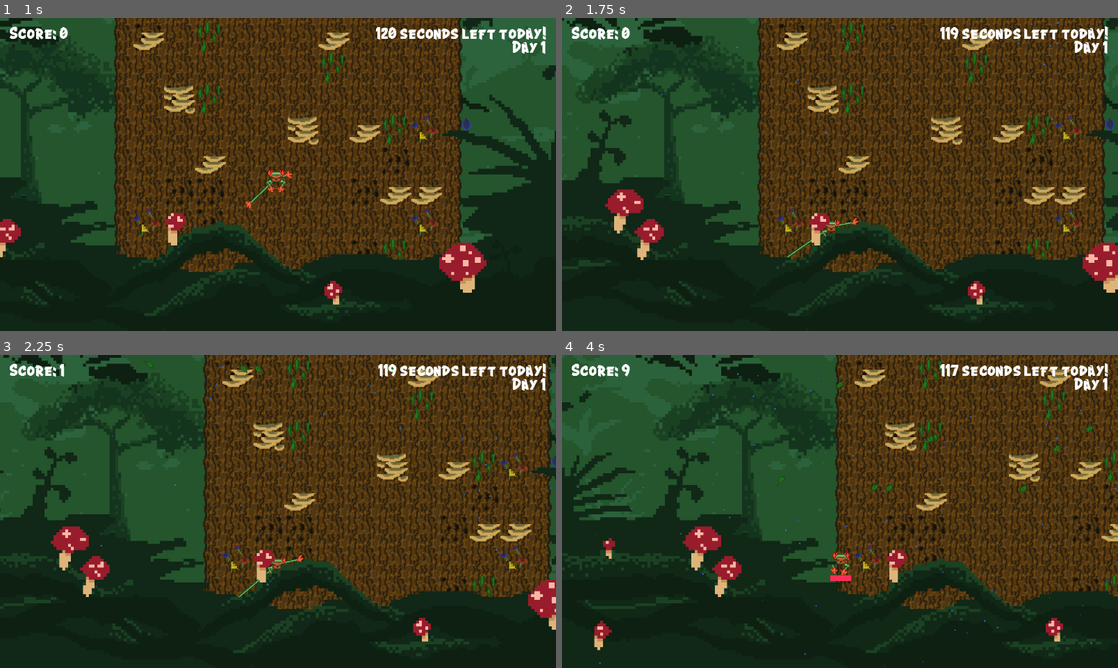
Above: before the commit, frames 1-4 (two rows, left to right).
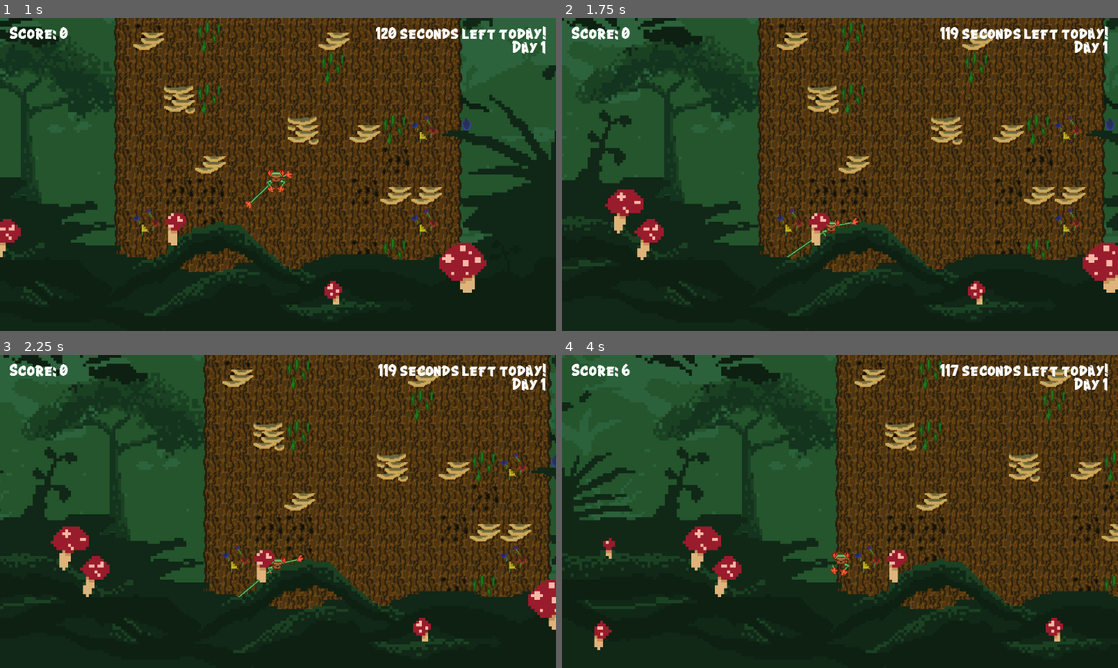
Above: after the commit, the same moments.

Repository: Team-Goose/brackeys-12-game-jam
Game: Godot game, scene res://game.tscn
Two runs of this game, one before a commit and one after it. Both use one fixed random seed, a clock stepped at 60 frames per second and the inputs below. Sound files missing from this copy of the repository are replaced by a short silence.
Inputs (mouse positions are in pixels of both pictures, inside the frame that each line leads up to):
- Up to frame 1 (1 s): click "Play!" at 0.5 s
- Up to frame 2 (1.75 s): move the mouse to (684, 315) at 1.27 s; press the mouse at (684, 315) at 1.28 s; hold Right (right) from 1.28 s (still down); right-click (684, 315) at 1.55 s
- Up to frame 3 (2.25 s): move the mouse to (205, 621) at 2.02 s; release Right (right) at 2.03 s; release the mouse at (205, 621) at 2.03 s; hold Left (left) from 2.03 s (still down); right-click (205, 621) at 2.1 s
- Up to frame 4 (4 s): click (767, 621) at 2.3 s; move the mouse to (823, 589) at 2.77 s; release Left (left) at 2.78 s; press the mouse at (823, 589) at 2.78 s; hold Right (right) from 2.78 s (still down); right-click (823, 589) at 3.05 s; move the mouse to (845, 558) at 3.52 s; release the mouse at (845, 558) at 3.53 s; right-click (845, 558) at 3.6 s; click (845, 558) at 3.8 s

Frame 1 is identical in both runs. In frame 2, less than 0.1% of the frame differs, in the area x 17-100%, y 0-38%; in frame 3, 0.2%; in frame 4, 0.4%, in the area x 5-100%, y 0-99%.

Commit message:
storm intensities varying by day

Diff:
--- a/game.gd
+++ b/game.gd
@@ -272,6 +272,7 @@
 	thm_instance.connect('cell_r_clicked', _on_cell_r_clicked)
 	thm_instance.get_node('Player').connect('storm_strength_changed', _on_storm_strength_changed)
 	thm_instance.get_node('Player').connect('game_over', _on_game_over)
+	thm_instance.set_storm_day(day)
 	add_child(thm_instance)
 	var gui_instance: GameGUI = game_gui_preload.instantiate()
 	$CanvasLayer.add_child(gui_instance)
@@ -287,6 +288,10 @@
 
 func _on_storm_strength_changed(val: int) -> void:
 	storm_strength = val
+	if val >= 8:
+		$CanvasLayer/GameGUI.show_warning()
+	else:
+		$CanvasLayer/GameGUI.hide_warning()
 
 func _on_tambourine_finished() -> void:
 	%Tambourine.play()
--- a/scenes/Player.tscn
+++ b/scenes/Player.tscn
@@ -100,6 +100,7 @@
 position_smoothing_enabled = true
 
 [node name="Storm" parent="Forg/Camera2D" instance=ExtResource("2_xbypt")]
+unique_name_in_owner = true
 position = Vector2(-576, -324)
 
 [node name="Sweat" type="AnimatedSprite2D" parent="Forg"]
--- a/scenes/game_gui.tscn
+++ b/scenes/game_gui.tscn
@@ -1,10 +1,14 @@
-[gd_scene load_steps=4 format=3 uid="uid://o2gfrhokrf2k"]
+[gd_scene load_steps=5 format=3 uid="uid://o2gfrhokrf2k"]
 
 [ext_resource type="Theme" uid="uid://cr5mj0hosrwmu" path="res://assets/main_menu_theme.tres" id="1_8u4c8"]
 [ext_resource type="Script" path="res://scripts/game_gui.gd" id="2_7cj7f"]
 
 [sub_resource type="LabelSettings" id="LabelSettings_nqs6t"]
 font_size = 24
+
+[sub_resource type="LabelSettings" id="LabelSettings_io4eb"]
+font_size = 24
+font_color = Color(1, 0.349096, 0.32517, 1)
 
 [node name="GameGUI" type="Control"]
 process_mode = 3
@@ -75,3 +79,28 @@
 text = "Day 1"
 label_settings = SubResource("LabelSettings_nqs6t")
 horizontal_alignment = 2
+
+[node name="VBoxContainer" type="VBoxContainer" parent="."]
+layout_mode = 1
+anchors_preset = 7
+anchor_left = 0.5
+anchor_top = 1.0
+anchor_right = 0.5
+anchor_bottom = 1.0
+offset_left = -20.0
+offset_top = -40.0
+offset_right = 20.0
+grow_horizontal = 2
+grow_vertical = 0
+alignment = 2
+
+[node name="TyphoonWarningLabel" type="Label" parent="VBoxContainer"]
+unique_name_in_owner = true
+visible = false
+layout_mode = 2
+text = "TYPHOON WARNING!"
+label_settings = SubResource("LabelSettings_io4eb")
+
+[node name="BoxContainer" type="BoxContainer" parent="VBoxContainer"]
+custom_minimum_size = Vector2(0, 10)
+layout_mode = 2
--- a/scenes/rain_particles.tscn
+++ b/scenes/rain_particles.tscn
@@ -17,7 +17,8 @@
 initial_velocity_max = 500.0
 angular_velocity_min = -100.0
 angular_velocity_max = 100.0
-scale_amount_max = 3.0
+scale_amount_min = 2.0
+scale_amount_max = 4.0
 color = Color(0.156863, 0.447059, 1, 1)
 
 [node name="RainCPUParticle2" type="CPUParticles2D" parent="."]
@@ -32,7 +33,8 @@
 initial_velocity_max = 500.0
 angular_velocity_min = -100.0
 angular_velocity_max = 100.0
-scale_amount_max = 3.0
+scale_amount_min = 2.0
+scale_amount_max = 4.0
 color = Color(0.156863, 0.447059, 1, 1)
 
 [node name="RainCPUParticle3" type="CPUParticles2D" parent="."]
@@ -47,7 +49,8 @@
 initial_velocity_max = 500.0
 angular_velocity_min = -100.0
 angular_velocity_max = 100.0
-scale_amount_max = 3.0
+scale_amount_min = 2.0
+scale_amount_max = 4.0
 color = Color(0.156863, 0.447059, 1, 1)
 
 [node name="RainCPUParticle4" type="CPUParticles2D" parent="."]
@@ -62,7 +65,8 @@
 initial_velocity_max = 500.0
 angular_velocity_min = -100.0
 angular_velocity_max = 100.0
-scale_amount_max = 3.0
+scale_amount_min = 2.0
+scale_amount_max = 4.0
 color = Color(0.156863, 0.447059, 1, 1)
 
 [node name="RainCPUParticle5" type="CPUParticles2D" parent="."]
@@ -77,7 +81,8 @@
 initial_velocity_max = 500.0
 angular_velocity_min = -100.0
 angular_velocity_max = 100.0
-scale_amount_max = 3.0
+scale_amount_min = 2.0
+scale_amount_max = 4.0
 color = Color(0.156863, 0.447059, 1, 1)
 
 [node name="RainCPUParticle6" type="CPUParticles2D" parent="."]
@@ -92,7 +97,8 @@
 initial_velocity_max = 500.0
 angular_velocity_min = -100.0
 angular_velocity_max = 100.0
-scale_amount_max = 3.0
+scale_amount_min = 2.0
+scale_amount_max = 4.0
 color = Color(0.156863, 0.447059, 1, 1)
 
 [node name="RainCPUParticle7" type="CPUParticles2D" parent="."]
@@ -107,7 +113,8 @@
 initial_velocity_max = 500.0
 angular_velocity_min = -100.0
 angular_velocity_max = 100.0
-scale_amount_max = 3.0
+scale_amount_min = 2.0
+scale_amount_max = 4.0
 color = Color(0.156863, 0.447059, 1, 1)
 
 [node name="RainCPUParticle8" type="CPUParticles2D" parent="."]
@@ -122,7 +129,8 @@
 initial_velocity_max = 500.0
 angular_velocity_min = -100.0
 angular_velocity_max = 100.0
-scale_amount_max = 3.0
+scale_amount_min = 2.0
+scale_amount_max = 4.0
 color = Color(0.156863, 0.447059, 1, 1)
 
 [node name="RainCPUParticle9" type="CPUParticles2D" parent="."]
@@ -137,7 +145,8 @@
 initial_velocity_max = 500.0
 angular_velocity_min = -100.0
 angular_velocity_max = 100.0
-scale_amount_max = 3.0
+scale_amount_min = 2.0
+scale_amount_max = 4.0
 color = Color(0.156863, 0.447059, 1, 1)
 
 [node name="RainCPUParticle10" type="CPUParticles2D" parent="."]
@@ -152,7 +161,8 @@
 initial_velocity_max = 500.0
 angular_velocity_min = -100.0
 angular_velocity_max = 100.0
-scale_amount_max = 3.0
+scale_amount_min = 2.0
+scale_amount_max = 4.0
 color = Color(0.156863, 0.447059, 1, 1)
 
 [node name="RainCPUParticle11" type="CPUParticles2D" parent="."]
@@ -167,7 +177,8 @@
 initial_velocity_max = 500.0
 angular_velocity_min = -100.0
 angular_velocity_max = 100.0
-scale_amount_max = 3.0
+scale_amount_min = 2.0
+scale_amount_max = 4.0
 color = Color(0.156863, 0.447059, 1, 1)
 
 [node name="RainCPUParticle12" type="CPUParticles2D" parent="."]
@@ -182,7 +193,8 @@
 initial_velocity_max = 500.0
 angular_velocity_min = -100.0
 angular_velocity_max = 100.0
-scale_amount_max = 3.0
+scale_amount_min = 2.0
+scale_amount_max = 4.0
 color = Color(0.156863, 0.447059, 1, 1)
 
 [node name="RainCPUParticle13" type="CPUParticles2D" parent="."]
@@ -197,7 +209,8 @@
 initial_velocity_max = 500.0
 angular_velocity_min = -100.0
 angular_velocity_max = 100.0
-scale_amount_max = 3.0
+scale_amount_min = 2.0
+scale_amount_max = 4.0
 color = Color(0.156863, 0.447059, 1, 1)
 
 [node name="RainCPUParticle14" type="CPUParticles2D" parent="."]
@@ -212,7 +225,8 @@
 initial_velocity_max = 500.0
 angular_velocity_min = -100.0
 angular_velocity_max = 100.0
-scale_amount_max = 3.0
+scale_amount_min = 2.0
+scale_amount_max = 4.0
 color = Color(0.156863, 0.447059, 1, 1)
 
 [node name="RainCPUParticle15" type="CPUParticles2D" parent="."]
@@ -227,7 +241,8 @@
 initial_velocity_max = 500.0
 angular_velocity_min = -100.0
 angular_velocity_max = 100.0
-scale_amount_max = 3.0
+scale_amount_min = 2.0
+scale_amount_max = 4.0
 color = Color(0.156863, 0.447059, 1, 1)
 
 [node name="RainCPUParticle16" type="CPUParticles2D" parent="."]
@@ -242,7 +257,8 @@
 initial_velocity_max = 500.0
 angular_velocity_min = -100.0
 angular_velocity_max = 100.0
-scale_amount_max = 3.0
+scale_amount_min = 2.0
+scale_amount_max = 4.0
 color = Color(0.156863, 0.447059, 1, 1)
 
 [node name="RainCPUParticle17" type="CPUParticles2D" parent="."]
@@ -257,7 +273,8 @@
 initial_velocity_max = 500.0
 angular_velocity_min = -100.0
 angular_velocity_max = 100.0
-scale_amount_max = 3.0
+scale_amount_min = 2.0
+scale_amount_max = 4.0
 color = Color(0.156863, 0.447059, 1, 1)
 
 [node name="RainCPUParticle18" type="CPUParticles2D" parent="."]
@@ -272,7 +289,8 @@
 initial_velocity_max = 500.0
 angular_velocity_min = -100.0
 angular_velocity_max = 100.0
-scale_amount_max = 3.0
+scale_amount_min = 2.0
+scale_amount_max = 4.0
 color = Color(0.156863, 0.447059, 1, 1)
 
 [node name="RainCPUParticle19" type="CPUParticles2D" parent="."]
@@ -287,7 +305,8 @@
 initial_velocity_max = 500.0
 angular_velocity_min = -100.0
 angular_velocity_max = 100.0
-scale_amount_max = 3.0
+scale_amount_min = 2.0
+scale_amount_max = 4.0
 color = Color(0.156863, 0.447059, 1, 1)
 
 [node name="RainCPUParticle20" type="CPUParticles2D" parent="."]
@@ -302,7 +321,8 @@
 initial_velocity_max = 500.0
 angular_velocity_min = -100.0
 angular_velocity_max = 100.0
-scale_amount_max = 3.0
+scale_amount_min = 2.0
+scale_amount_max = 4.0
 color = Color(0.156863, 0.447059, 1, 1)
 
 [node name="RainCPUParticle21" type="CPUParticles2D" parent="."]
@@ -317,7 +337,8 @@
 initial_velocity_max = 500.0
 angular_velocity_min = -100.0
 angular_velocity_max = 100.0
-scale_amount_max = 3.0
+scale_amount_min = 2.0
+scale_amount_max = 4.0
 color = Color(0.156863, 0.447059, 1, 1)
 
 [node name="RainCPUParticle22" type="CPUParticles2D" parent="."]
@@ -332,7 +353,8 @@
 initial_velocity_max = 500.0
 angular_velocity_min = -100.0
 angular_velocity_max = 100.0
-scale_amount_max = 3.0
+scale_amount_min = 2.0
+scale_amount_max = 4.0
 color = Color(0.156863, 0.447059, 1, 1)
 
 [node name="RainCPUParticle23" type="CPUParticles2D" parent="."]
@@ -347,7 +369,8 @@
 initial_velocity_max = 500.0
 angular_velocity_min = -100.0
 angular_velocity_max = 100.0
-scale_amount_max = 3.0
+scale_amount_min = 2.0
+scale_amount_max = 4.0
 color = Color(0.156863, 0.447059, 1, 1)
 
 [node name="RainCPUParticle24" type="CPUParticles2D" parent="."]
@@ -362,7 +385,8 @@
 initial_velocity_max = 500.0
 angular_velocity_min = -100.0
 angular_velocity_max = 100.0
-scale_amount_max = 3.0
+scale_amount_min = 2.0
+scale_amount_max = 4.0
 color = Color(0.156863, 0.447059, 1, 1)
 
 [node name="RainCPUParticle25" type="CPUParticles2D" parent="."]
@@ -377,7 +401,8 @@
 initial_velocity_max = 500.0
 angular_velocity_min = -100.0
 angular_velocity_max = 100.0
-scale_amount_max = 3.0
+scale_amount_min = 2.0
+scale_amount_max = 4.0
 color = Color(0.156863, 0.447059, 1, 1)
 
 [node name="RainCPUParticle26" type="CPUParticles2D" parent="."]
@@ -392,7 +417,8 @@
 initial_velocity_max = 500.0
 angular_velocity_min = -100.0
 angular_velocity_max = 100.0
-scale_amount_max = 3.0
+scale_amount_min = 2.0
+scale_amount_max = 4.0
 color = Color(0.156863, 0.447059, 1, 1)
 
 [node name="RainCPUParticle27" type="CPUParticles2D" parent="."]
@@ -407,7 +433,8 @@
 initial_velocity_max = 500.0
 angular_velocity_min = -100.0
 angular_velocity_max = 100.0
-scale_amount_max = 3.0
+scale_amount_min = 2.0
+scale_amount_max = 4.0
 color = Color(0.156863, 0.447059, 1, 1)
 
 [node name="RainCPUParticle28" type="CPUParticles2D" parent="."]
@@ -422,7 +449,8 @@
 initial_velocity_max = 500.0
 angular_velocity_min = -100.0
 angular_velocity_max = 100.0
-scale_amount_max = 3.0
+scale_amount_min = 2.0
+scale_amount_max = 4.0
 color = Color(0.156863, 0.447059, 1, 1)
 
 [node name="RainCPUParticle29" type="CPUParticles2D" parent="."]
@@ -437,7 +465,8 @@
 initial_velocity_max = 500.0
 angular_velocity_min = -100.0
 angular_velocity_max = 100.0
-scale_amount_max = 3.0
+scale_amount_min = 2.0
+scale_amount_max = 4.0
 color = Color(0.156863, 0.447059, 1, 1)
 
 [node name="RainCPUParticle30" type="CPUParticles2D" parent="."]
@@ -452,7 +481,8 @@
 initial_velocity_max = 500.0
 angular_velocity_min = -100.0
 angular_velocity_max = 100.0
-scale_amount_max = 3.0
+scale_amount_min = 2.0
+scale_amount_max = 4.0
 color = Color(0.156863, 0.447059, 1, 1)
 
 [node name="RainCPUParticle31" type="CPUParticles2D" parent="."]
@@ -467,7 +497,8 @@
 initial_velocity_max = 500.0
 angular_velocity_min = -100.0
 angular_velocity_max = 100.0
-scale_amount_max = 3.0
+scale_amount_min = 2.0
+scale_amount_max = 4.0
 color = Color(0.156863, 0.447059, 1, 1)
 
 [node name="RainCPUParticle32" type="CPUParticles2D" parent="."]
@@ -482,7 +513,8 @@
 initial_velocity_max = 500.0
 angular_velocity_min = -100.0
 angular_velocity_max = 100.0
-scale_amount_max = 3.0
+scale_amount_min = 2.0
+scale_amount_max = 4.0
 color = Color(0.156863, 0.447059, 1, 1)
 
 [node name="RainCPUParticle33" type="CPUParticles2D" parent="."]
@@ -497,7 +529,8 @@
 initial_velocity_max = 500.0
 angular_velocity_min = -100.0
 angular_velocity_max = 100.0
-scale_amount_max = 3.0
+scale_amount_min = 2.0
+scale_amount_max = 4.0
 color = Color(0.156863, 0.447059, 1, 1)
 
 [node name="RainCPUParticle34" type="CPUParticles2D" parent="."]
@@ -512,7 +545,8 @@
 initial_velocity_max = 500.0
 angular_velocity_min = -100.0
 angular_velocity_max = 100.0
-scale_amount_max = 3.0
+scale_amount_min = 2.0
+scale_amount_max = 4.0
 color = Color(0.156863, 0.447059, 1, 1)
 
 [node name="RainCPUParticle35" type="CPUParticles2D" parent="."]
@@ -527,7 +561,8 @@
 initial_velocity_max = 500.0
 angular_velocity_min = -100.0
 angular_velocity_max = 100.0
-scale_amount_max = 3.0
+scale_amount_min = 2.0
+scale_amount_max = 4.0
 color = Color(0.156863, 0.447059, 1, 1)
 
 [node name="RainCPUParticle36" type="CPUParticles2D" parent="."]
@@ -542,7 +577,8 @@
 initial_velocity_max = 500.0
 angular_velocity_min = -100.0
 angular_velocity_max = 100.0
-scale_amount_max = 3.0
+scale_amount_min = 2.0
+scale_amount_max = 4.0
 color = Color(0.156863, 0.447059, 1, 1)
 
 [node name="RainCPUParticle37" type="CPUParticles2D" parent="."]
@@ -557,7 +593,8 @@
 initial_velocity_max = 500.0
 angular_velocity_min = -100.0
 angular_velocity_max = 100.0
-scale_amount_max = 3.0
+scale_amount_min = 2.0
+scale_amount_max = 4.0
 color = Color(0.156863, 0.447059, 1, 1)
 
 [node name="RainCPUParticle38" type="CPUParticles2D" parent="."]
@@ -572,7 +609,8 @@
 initial_velocity_max = 500.0
 angular_velocity_min = -100.0
 angular_velocity_max = 100.0
-scale_amount_max = 3.0
+scale_amount_min = 2.0
+scale_amount_max = 4.0
 color = Color(0.156863, 0.447059, 1, 1)
 
 [node name="RainCPUParticle39" type="CPUParticles2D" parent="."]
@@ -587,7 +625,8 @@
 initial_velocity_max = 500.0
 angular_velocity_min = -100.0
 angular_velocity_max = 100.0
-scale_amount_max = 3.0
+scale_amount_min = 2.0
+scale_amount_max = 4.0
 color = Color(0.156863, 0.447059, 1, 1)
 
 [node name="RainCPUParticle40" type="CPUParticles2D" parent="."]
@@ -602,7 +641,8 @@
 initial_velocity_max = 500.0
 angular_velocity_min = -100.0
 angular_velocity_max = 100.0
-scale_amount_max = 3.0
+scale_amount_min = 2.0
+scale_amount_max = 4.0
 color = Color(0.156863, 0.447059, 1, 1)
 
 [node name="RainCPUParticle41" type="CPUParticles2D" parent="."]
@@ -617,7 +657,8 @@
 initial_velocity_max = 500.0
 angular_velocity_min = -100.0
 angular_velocity_max = 100.0
-scale_amount_max = 3.0
+scale_amount_min = 2.0
+scale_amount_max = 4.0
 color = Color(0.156863, 0.447059, 1, 1)
 
 [node name="RainCPUParticle42" type="CPUParticles2D" parent="."]
@@ -632,7 +673,8 @@
 initial_velocity_max = 500.0
 angular_velocity_min = -100.0
 angular_velocity_max = 100.0
-scale_amount_max = 3.0
+scale_amount_min = 2.0
+scale_amount_max = 4.0
 color = Color(0.156863, 0.447059, 1, 1)
 
 [node name="RainCPUParticle43" type="CPUParticles2D" parent="."]
@@ -647,7 +689,8 @@
 initial_velocity_max = 500.0
 angular_velocity_min = -100.0
 angular_velocity_max = 100.0
-scale_amount_max = 3.0
+scale_amount_min = 2.0
+scale_amount_max = 4.0
 color = Color(0.156863, 0.447059, 1, 1)
 
 [node name="RainCPUParticle44" type="CPUParticles2D" parent="."]
@@ -662,7 +705,8 @@
 initial_velocity_max = 500.0
 angular_velocity_min = -100.0
 angular_velocity_max = 100.0
-scale_amount_max = 3.0
+scale_amount_min = 2.0
+scale_amount_max = 4.0
 color = Color(0.156863, 0.447059, 1, 1)
 
 [node name="RainCPUParticle45" type="CPUParticles2D" parent="."]
@@ -677,7 +721,8 @@
 initial_velocity_max = 500.0
 angular_velocity_min = -100.0
 angular_velocity_max = 100.0
-scale_amount_max = 3.0
+scale_amount_min = 2.0
+scale_amount_max = 4.0
 color = Color(0.156863, 0.447059, 1, 1)
 
 [node name="RainCPUParticle46" type="CPUParticles2D" parent="."]
@@ -692,7 +737,8 @@
 initial_velocity_max = 500.0
 angular_velocity_min = -100.0
 angular_velocity_max = 100.0
-scale_amount_max = 3.0
+scale_amount_min = 2.0
+scale_amount_max = 4.0
 color = Color(0.156863, 0.447059, 1, 1)
 
 [node name="RainCPUParticle47" type="CPUParticles2D" parent="."]
@@ -707,7 +753,8 @@
 initial_velocity_max = 500.0
 angular_velocity_min = -100.0
 angular_velocity_max = 100.0
-scale_amount_max = 3.0
+scale_amount_min = 2.0
+scale_amount_max = 4.0
 color = Color(0.156863, 0.447059, 1, 1)
 
 [node name="RainCPUParticle48" type="CPUParticles2D" parent="."]
@@ -722,7 +769,8 @@
 initial_velocity_max = 500.0
 angular_velocity_min = -100.0
 angular_velocity_max = 100.0
-scale_amount_max = 3.0
+scale_amount_min = 2.0
+scale_amount_max = 4.0
 color = Color(0.156863, 0.447059, 1, 1)
 
 [node name="RainCPUParticle49" type="CPUParticles2D" parent="."]
@@ -737,7 +785,8 @@
 initial_velocity_max = 500.0
 angular_velocity_min = -100.0
 angular_velocity_max = 100.0
-scale_amount_max = 3.0
+scale_amount_min = 2.0
+scale_amount_max = 4.0
 color = Color(0.156863, 0.447059, 1, 1)
 
 [node name="RainCPUParticle50" type="CPUParticles2D" parent="."]
@@ -752,7 +801,8 @@
 initial_velocity_max = 500.0
 angular_velocity_min = -100.0
 angular_velocity_max = 100.0
-scale_amount_max = 3.0
+scale_amount_min = 2.0
+scale_amount_max = 4.0
 color = Color(0.156863, 0.447059, 1, 1)
 
 [node name="RainCPUParticle51" type="CPUParticles2D" parent="."]
@@ -767,7 +817,8 @@
 initial_velocity_max = 500.0
 angular_velocity_min = -100.0
 angular_velocity_max = 100.0
-scale_amount_max = 3.0
+scale_amount_min = 2.0
+scale_amount_max = 4.0
 color = Color(0.156863, 0.447059, 1, 1)
 
 [node name="RainCPUParticle52" type="CPUParticles2D" parent="."]
@@ -782,7 +833,8 @@
 initial_velocity_max = 500.0
 angular_velocity_min = -100.0
 angular_velocity_max = 100.0
-scale_amount_max = 3.0
+scale_amount_min = 2.0
+scale_amount_max = 4.0
 color = Color(0.156863, 0.447059, 1, 1)
 
 [node name="RainCPUParticle53" type="CPUParticles2D" parent="."]
@@ -797,7 +849,8 @@
 initial_velocity_max = 500.0
 angular_velocity_min = -100.0
 angular_velocity_max = 100.0
-scale_amount_max = 3.0
+scale_amount_min = 2.0
+scale_amount_max = 4.0
 color = Color(0.156863, 0.447059, 1, 1)
 
 [node name="RainCPUParticle54" type="CPUParticles2D" parent="."]
@@ -812,7 +865,8 @@
 initial_velocity_max = 500.0
 angular_velocity_min = -100.0
 angular_velocity_max = 100.0
-scale_amount_max = 3.0
+scale_amount_min = 2.0
+scale_amount_max = 4.0
 color = Color(0.156863, 0.447059, 1, 1)
 
 [node name="RainCPUParticle55" type="CPUParticles2D" parent="."]
@@ -827,7 +881,8 @@
 initial_velocity_max = 500.0
 angular_velocity_min = -100.0
 angular_velocity_max = 100.0
-scale_amount_max = 3.0
+scale_amount_min = 2.0
+scale_amount_max = 4.0
 color = Color(0.156863, 0.447059, 1, 1)
 
 [node name="RainCPUParticle56" type="CPUParticles2D" parent="."]
@@ -842,7 +897,8 @@
 initial_velocity_max = 500.0
 angular_velocity_min = -100.0
 angular_velocity_max = 100.0
-scale_amount_max = 3.0
+scale_amount_min = 2.0
+scale_amount_max = 4.0
 color = Color(0.156863, 0.447059, 1, 1)
 
 [node name="RainCPUParticle57" type="CPUParticles2D" parent="."]
@@ -857,7 +913,8 @@
 initial_velocity_max = 500.0
 angular_velocity_min = -100.0
 angular_velocity_max = 100.0
-scale_amount_max = 3.0
+scale_amount_min = 2.0
+scale_amount_max = 4.0
 color = Color(0.156863, 0.447059, 1, 1)
 
 [node name="RainCPUParticle58" type="CPUParticles2D" parent="."]
@@ -872,7 +929,8 @@
 initial_velocity_max = 500.0
 angular_velocity_min = -100.0
 angular_velocity_max = 100.0
-scale_amount_max = 3.0
+scale_amount_min = 2.0
+scale_amount_max = 4.0
 color = Color(0.156863, 0.447059, 1, 1)
 
 [node name="RainCPUParticle59" type="CPUParticles2D" parent="."]
@@ -887,7 +945,8 @@
 initial_velocity_max = 500.0
 angular_velocity_min = -100.0
 angular_velocity_max = 100.0
-scale_amount_max = 3.0
+scale_amount_min = 2.0
+scale_amount_max = 4.0
 color = Color(0.156863, 0.447059, 1, 1)
 
 [node name="RainCPUParticle60" type="CPUParticles2D" parent="."]
@@ -902,5 +961,6 @@
 initial_velocity_max = 500.0
 angular_velocity_min = -100.0
 angular_velocity_max = 100.0
-scale_amount_max = 3.0
-color = Color(0.156863, 0.447059, 1, 1)
+scale_amount_min = 2.0
+scale_amount_max = 4.0
+color = Color(0.156863, 0.447059, 1, 1)
--- a/scripts/cell_click_area.gd
+++ b/scripts/cell_click_area.gd
@@ -6,5 +6,5 @@
 func _input_event(_viewport: Viewport, event: InputEvent, _shape_idx: int) -> void:
 	if event.is_action_pressed("l_click"):
 		area_l_clicked.emit()
-	elif event.is_action_pressed("r_click"):
-		area_r_clicked.emit()
+	#elif event.is_action_pressed("r_click"):
+		#area_r_clicked.emit()
--- a/scripts/game_gui.gd
+++ b/scripts/game_gui.gd
@@ -11,6 +11,13 @@
 	var seconds_left: int = 120 - ((current_time - start_time) / 1000)
 	if seconds_left >= 0:
 		%TimeLabel.text = str(seconds_left) + ' seconds left today!'
+	%TyphoonWarningLabel.modulate.a = (sin(current_time / 1000.0 * 2) + 1.0) / 2.0
+
+func show_warning() -> void:
+	%TyphoonWarningLabel.visible = true
+
+func hide_warning() -> void:
+	%TyphoonWarningLabel.visible = false
 
 func set_score(score: int = 0) -> void:
 	%ScoreLabel.text = 'Score: ' + str(score)
--- a/scripts/player.gd
+++ b/scripts/player.gd
@@ -1,4 +1,4 @@
-extends Node2D
+class_name Player extends Node2D
 
 signal storm_strength_changed(val: int)
 signal game_over
@@ -35,11 +35,24 @@
 		params.collide_with_areas = true
 
 		var result := get_world_2d().direct_space_state.intersect_point(params, 1)
-		if result.size() == 1:
-			var tree_cell: TreeCell = result.front().collider.get_parent()
+		var tree_cell: TreeCell = result.front().collider.get_parent()
 
+		var is_same_cell = (
+			active_hand_left &&
+			abs(rhand.global_position.x - tree_cell.global_position.x) < 2 &&
+			abs(rhand.global_position.y - tree_cell.global_position.y) < 2
+		) || (
+			!active_hand_left &&
+			abs(lhand.global_position.x - tree_cell.global_position.x) < 2 &&
+			abs(lhand.global_position.y - tree_cell.global_position.y) < 2
+		)
+
+		if !is_same_cell:
 			var x = float(tree_cell.hold_strength) - float(storm_strength)
+			# this function maxes out at ~3 seconds for holds only 1 point weaker than the storm
+			#   and floors at ~1 second for holds 9 points weaker than the storm:
 			stamina = (3.65 / (1.0 + pow(x / 8.0, 2.0))) - 0.6
+
 			if stamina <= 1.5 || tree_cell.hold_strength <= 3:
 				bad_holds_in_a_row += 1
 				stamina -= bad_holds_in_a_row / 5.0
@@ -63,7 +76,7 @@
 		move_forg()
 		rotate_hand()
 		sweat.visible = timer.time_left < 0.8 && !timer.is_stopped()
-		var size = timer.time_left * 10.0 if timer.time_left * 10.0 < 20.0 else 20.0
+		var size = timer.time_left * 6.667 # max 3 seconds so max 20px
 		stamina_bar_l.size.x = size
 		stamina_bar_r.size.x = size
 		$Forg/Control/Label.text = str(timer.time_left).pad_decimals(3)
@@ -118,3 +131,6 @@
 		timer.start(3.0)
 	else:
 		game_over.emit()
+
+func set_storm_day(new_day: int) -> void:
+	%Storm.set_day(new_day)
--- a/scripts/rain_particles.gd
+++ b/scripts/rain_particles.gd
@@ -1,6 +1,9 @@
 class_name RainParticles extends Node2D
 
-var intensity := 0
+var intensity := -1
+
+func _ready() -> void:
+	intensity_off()
 
 func intensity_off() -> void:
 	if intensity != 0:
--- a/scripts/storm.gd
+++ b/scripts/storm.gd
@@ -2,8 +2,9 @@
 
 signal storm_strength(val: int)
 
-var time_start = 0
-var wind = Vector2.ZERO
+var time_start := 0
+var wind := Vector2.ZERO
+var day := 0
 
 # Called when the node enters the scene tree for the first time.
 func _ready():
@@ -11,15 +12,32 @@
 	%RainParticles.intensity_off()
 	%SwirlingLeafParticles.intensity_off()
 
+func set_day(new_day: int) -> void:
+	day = new_day
+
 func _physics_process(delta: float) -> void:
 	var time_now = Time.get_ticks_msec() / 1000.0
 	var time_elapsed = time_now - time_start
-	var wind_strength = (5 * sin(time_elapsed / 60.0)) + 5 # range from 0 to 10 on a sine curve
+	var wind_strength = get_wind_strength(time_elapsed)
 	var wind_direction = Vector2.RIGHT
 	var particle_pivot_rotation = 90 * sin(time_elapsed / 10.0) # range from -90 to 90 on a sine curve
 	%ParticlePivot.global_rotation_degrees = particle_pivot_rotation
 	set_particle_intensity(wind_strength)
 	wind = wind_strength * wind_direction
+
+func get_wind_strength(sec_elapsed) -> float:
+	match day:
+		1:
+			return 3.2 - pow(10, 0.5 - (sec_elapsed / 40.0))
+		2:
+			return 5.2 - pow(12, 0.5 - (sec_elapsed / 15.0))
+		3:
+			return 7.2 - pow(15, 0.5 - (sec_elapsed / 20.0))
+		4:
+			return 9.2 - pow(80, 0.5 - (sec_elapsed / 50.0))
+		_:
+			var divisor: float = max(60.0 - day, 0.5)
+			return (5 * sin(sec_elapsed / divisor)) + 5 # range from 0 to 10 on a sine curve with frequency determined by day
 
 func set_particle_intensity(wind_strength: float) -> void:
 	if wind_strength < 1:
--- a/scripts/swirling_leaf_particles.gd
+++ b/scripts/swirling_leaf_particles.gd
@@ -1,6 +1,9 @@
 extends Node2D
 
-var intensity := 0
+var intensity := -1
+
+func _ready() -> void:
+	intensity_off()
 
 func intensity_off() -> void:
 	if intensity != 0:
--- a/scripts/tree_hold_mapper.gd
+++ b/scripts/tree_hold_mapper.gd
@@ -87,3 +87,6 @@
 	instance.cell_y = j
 	add_child(instance)
 	grid[i].append(instance)
+
+func set_storm_day(new_day: int) -> void:
+	$Player.set_storm_day(new_day)
--- a/scripts/wind_particles.gd
+++ b/scripts/wind_particles.gd
@@ -1,6 +1,9 @@
 extends Node2D
 
-var intensity := 0
+var intensity := -1
+
+func _ready() -> void:
+	intensity_off()
 
 func intensity_off() -> void:
 	if intensity != 0:
